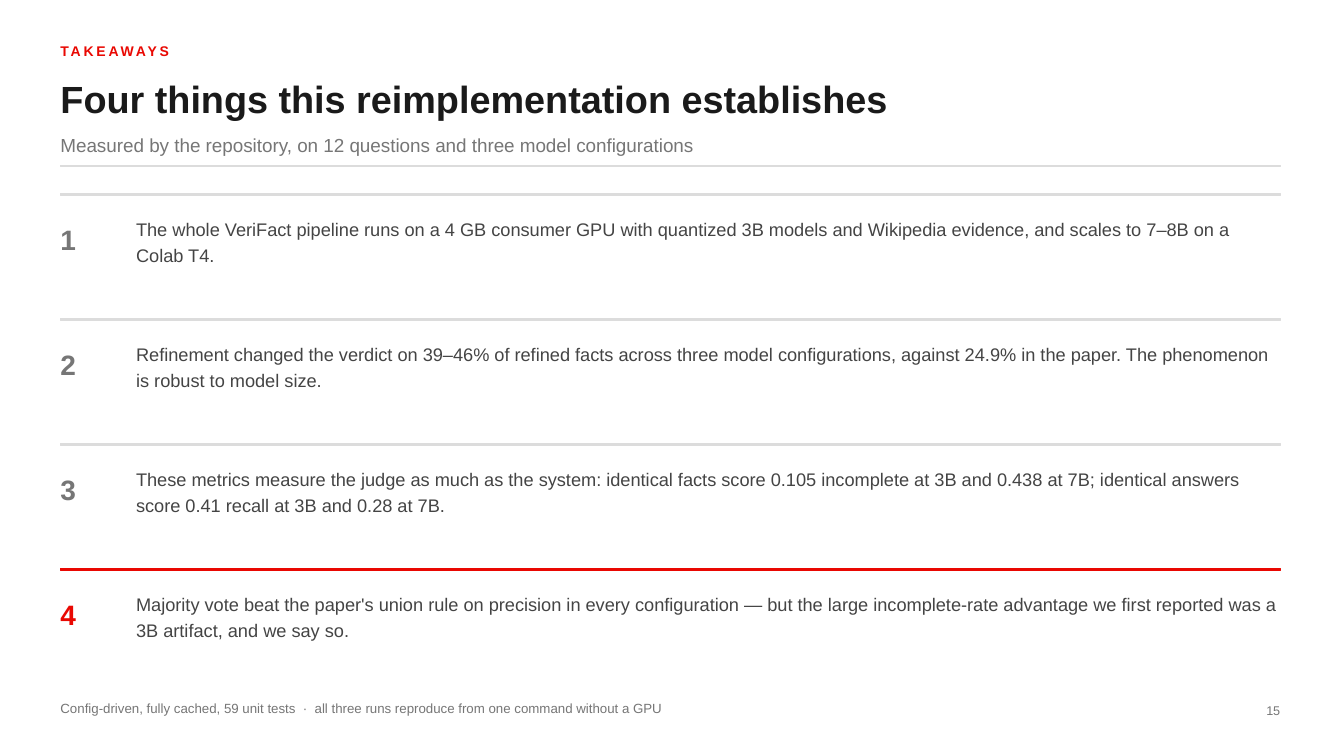
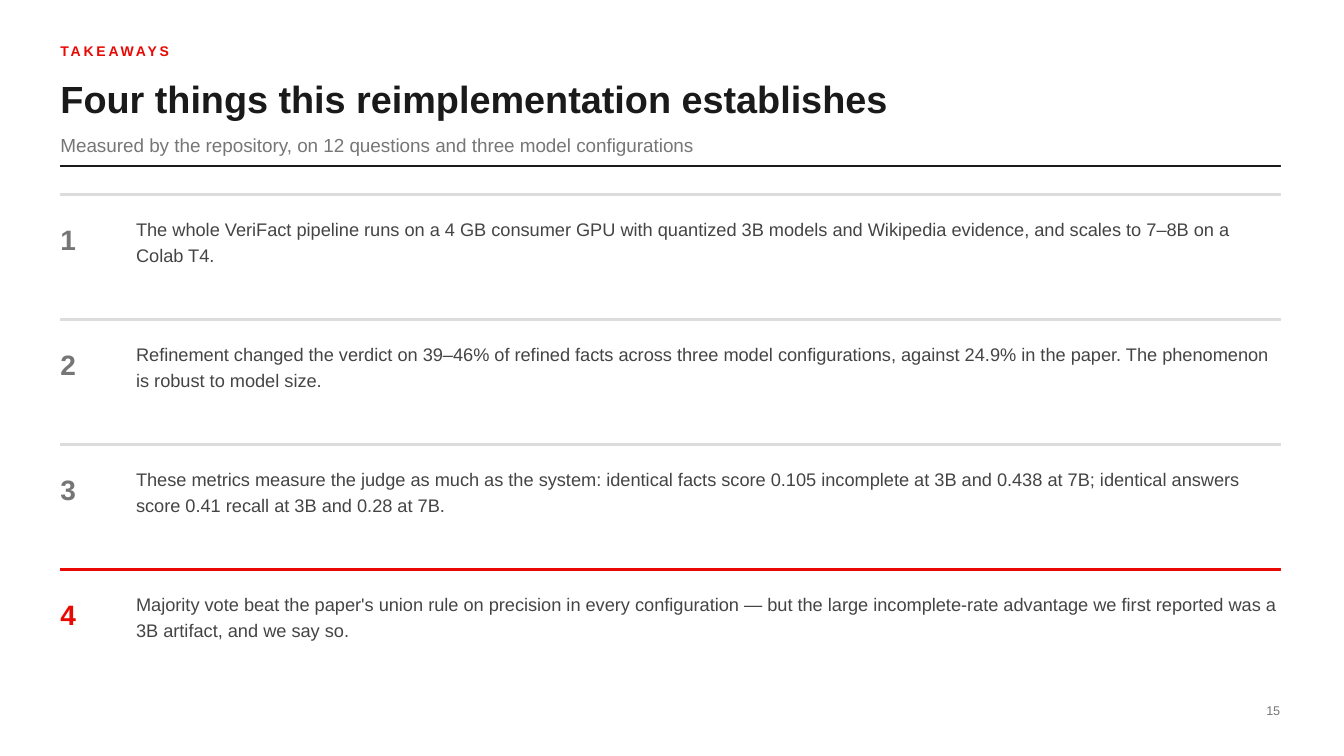
Before and after one commit to MadhavKrishna06/Verifact-Lite, a slide deck: slide 15 of presentation/VERIFACT-Lite-TTU.pptx. Drawn at 1344x756 pixels with LibreOffice and Linux fonts; fonts in the diff are those of the drawing. Boxes give left, top, right and bottom in pixels: in the first picture for what was removed or moved away, otherwise in the second. Text is boxed around its words. In the diff, an @@ line names an element or a change of style, - is before the commit and + after.

```diff
--- a/presentation/VERIFACT-Lite-TTU.pptx
+++ b/presentation/VERIFACT-Lite-TTU.pptx
@@ rectangle at (x1=60, y1=165, x2=1280, y2=166): fill #DCDCDC to #1A1A1A; outline #DCDCDC 0.25 pt to #1A1A1A 0.25 pt @@
@@ text removed at (x1=60, y1=703, x2=662, y2=716) @@
-Config-driven, fully cached, 59 unit tests · all three runs reproduce from one command without a GPU
```
Also in this commit, not shown: 13 other slides changed, 1 other file.
